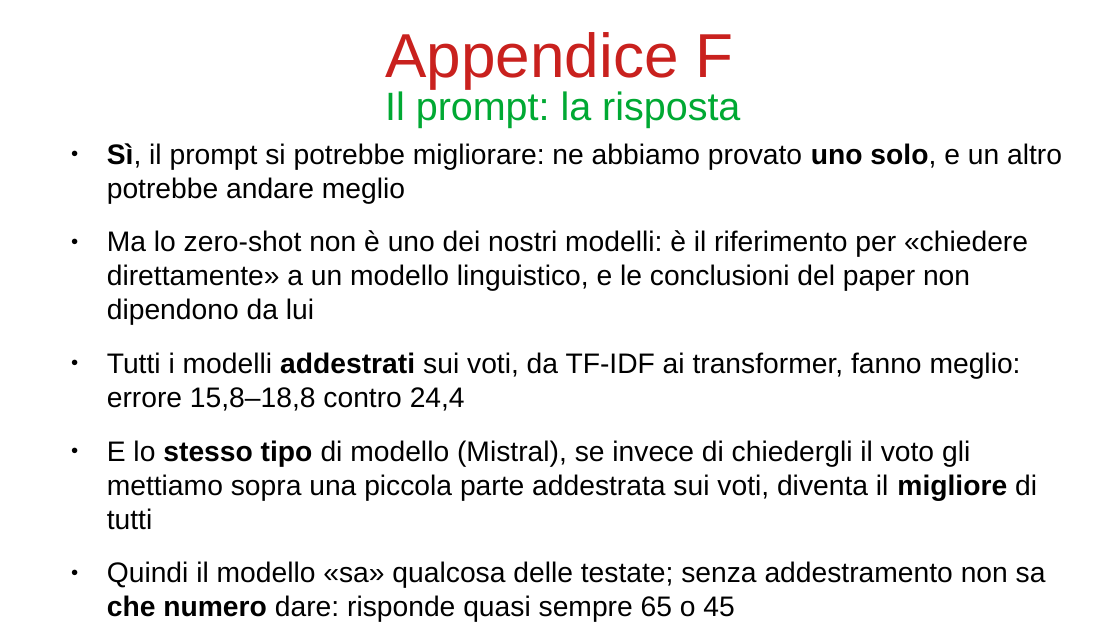
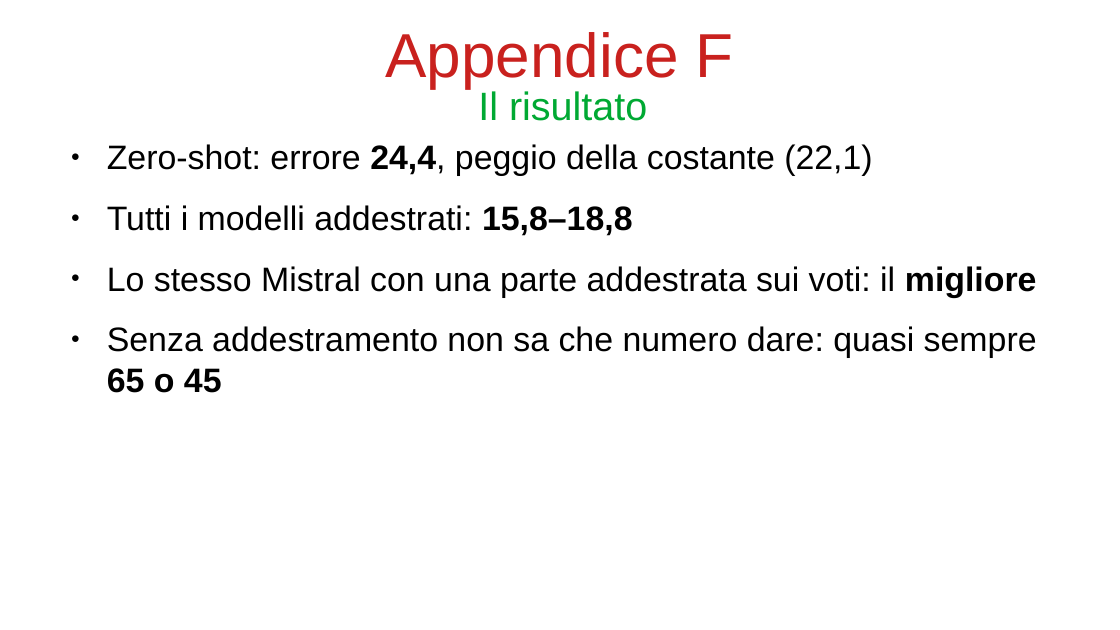
Before and after one commit to bianchi-john/PublisherClassification, a slide deck: slide 51 of Presentazioni/Paper rivista/PaperRivista.odp (slide 44 before the commit). Drawn at 1120x630 pixels with LibreOffice and Linux fonts; fonts in the diff are those of the drawing. Boxes give left, top, right and bottom in pixels: in the first picture for what was removed or moved away, otherwise in the second. Text is boxed around its words. In the diff, an @@ line names an element or a change of style, - is before the commit and + after.

Commit message:
update slides

```diff
--- a/Presentazioni/Paper rivista/PaperRivista.odp
+++ b/Presentazioni/Paper rivista/PaperRivista.odp
@@ title at (478,91,647,121): text changed @@
-Il prompt: la risposta
+Il risultato
@@ text at (107,144,1037,393): text changed; size 20 to 24 pt @@
-● Sì, il prompt si potrebbe migliorare: ne abbiamo provato uno solo, e un altro potrebbe andare meglio
-● Ma lo zero-shot non è uno dei nostri modelli: è il riferimento per «chiedere direttamente» a un modello linguistico, e le conclusioni del paper non dipendono da lui
-● Tutti i modelli addestrati sui voti, da TF-IDF ai transformer, fanno meglio: errore 15,8–18,8 contro 24,4
-● E lo stesso tipo di modello (Mistral), se invece di chiedergli il voto gli mettiamo sopra una piccola parte addestrata sui voti, diventa il migliore di tutti
-● Quindi il modello «sa» qualcosa delle testate; senza addestramento non sa che numero dare: risponde quasi sempre 65 o 45
+● Zero-shot: errore 24,4, peggio della costante (22,1)
+● Tutti i modelli addestrati: 15,8–18,8
+● Lo stesso Mistral con una parte addestrata sui voti: il migliore
+● Senza addestramento non sa che numero dare: quasi sempre 65 o 45
```
Also in this commit, not shown: 42 other slides changed, 18 slides added, 6 slides removed, 11 other files.
